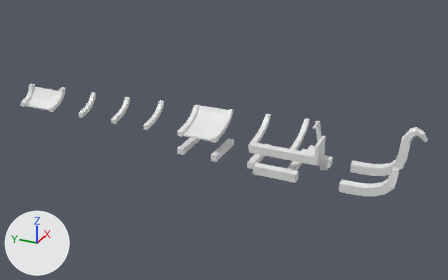
A saved change to the FBX model CustomShipsUnity/Assets/Meshes/Boat_small.fbx.
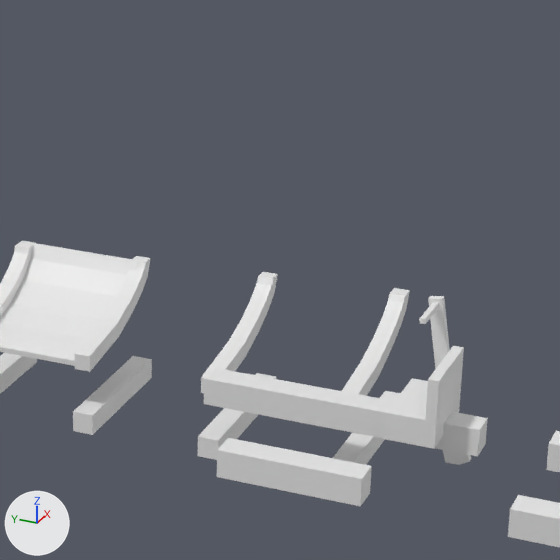
Each version is shown whole from a camera (50 mm lens) standing at (-15.43, -8.02, 13.84) and looking at (10.48, 3.64, 0.88), then close up on the part from 42% to 79% of the width and 12% to 71% of the height. Arrows for +X, +Y and +Z are at lower left; the lights stay in place. Where no turn or scale is listed for an object, it has been applied to the vertices.

Names of what the first close-up shows: 'Bench_Backrest_1', 'Hull_Curved_2.0m_segment_1', 'Hull_Curved_2.0m_segment_2', 'Hull_Curved_2.0m_segment_3', 'Hull_Curved_2.0m_segment_4', 'Keel_2m', 'Keel_4m', 'Keel_Bow_2', 'Rib_2.2m', 'Rib_Curved_2.2m', 'Rib_Curved_2.4m', 'Rib_Curved_2.6m'.
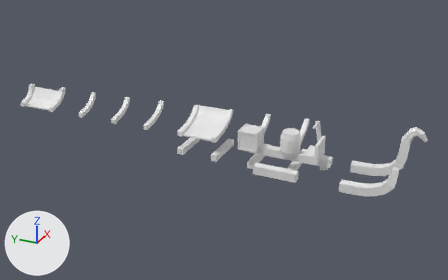
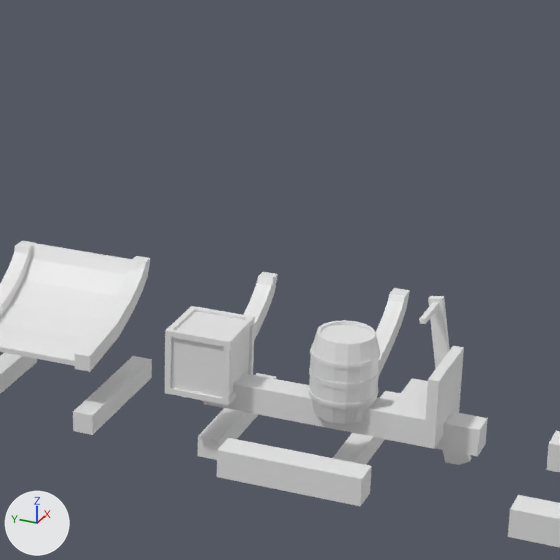
Commit message: feat: added crates and barrels

Edits to the bpy script that builds the scene:
```text
Add me_cylinder:
    me_cylinder.from_pydata(...)  # 336 vertices, 322 faces; spans x -0.485..0.485, y -0.485..0.485, z 0.0..1.2
    me_cylinder.materials.append(mat_material)  # its picture is missing
Add me_cube_019_1:
    me_cube_019_1.from_pydata(...)  # 80 vertices, 78 faces; spans x -0.485..0.485, y -0.485..0.485, z 0.0..0.97
    me_cube_019_1.materials.append(mat_material)  # its picture is missing
Add ob_barrel_1:
    ob_barrel_1 = bpy.data.objects.new('Barrel_1', me_cylinder)
    ob_barrel_1.location = (10.0, 0.0, 1.0)
Add ob_crate_1:
    ob_crate_1 = bpy.data.objects.new('Crate_1', me_cube_019_1)
    ob_crate_1.location = (10.0, 2.0, 1.0)
```

What differs and where, as boxes [x1, y1, x2, y2] in the close-ups (560 x 560 px):
'Crate_1', added
    after: [165, 306, 255, 405]
'Barrel_1', added
    after: [308, 320, 381, 424]
